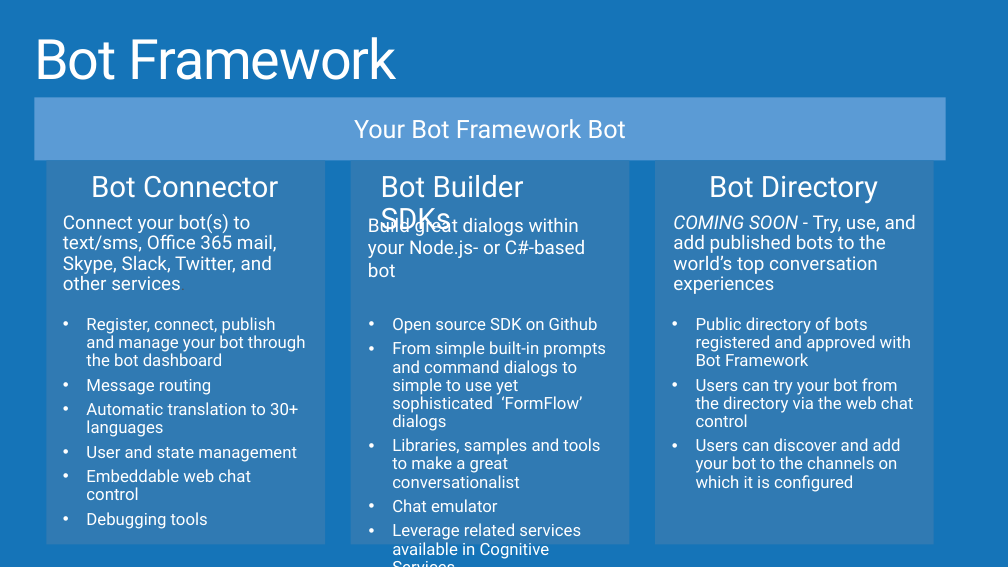
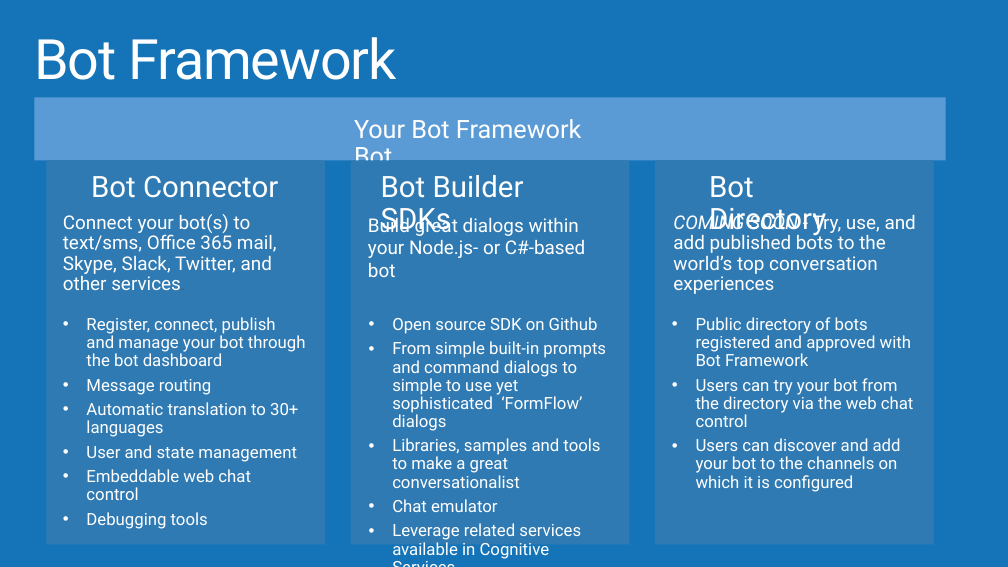
Before and after one commit to AzureCAT-GSI/Big-Data, a slide deck: slide 19 of Architecting Big Data Solutions.pptx (slide 18 before the commit). Drawn at 1008x567 pixels with LibreOffice and Linux fonts; fonts in the diff are those of the drawing; background and template pictures are left out. Boxes give left, top, right and bottom in pixels: in the first picture for what was removed or moved away, otherwise in the second. Text is boxed around its words. In the diff, an @@ line names an element or a change of style, - is before the commit and + after.

Commit message:
Formatted/Re-aligned Slides Across The Deck
- Reducing the no. of slides for intro and lambda architecture section
- Moving sections around to align better with the storyline

```diff
--- a/Architecting Big Data Solutions.pptx
+++ b/Architecting Big Data Solutions.pptx
@@ text "Your Bot Framework Bot" rewrapped from [354, 119, 626, 138] to [354, 119, 581, 171] @@
@@ text "Bot Directory" rewrapped from [709, 176, 878, 204] to [709, 176, 826, 237] @@
```
Also in this commit, not shown: 11 other slides changed, 1 slide added, 4 slides removed.
